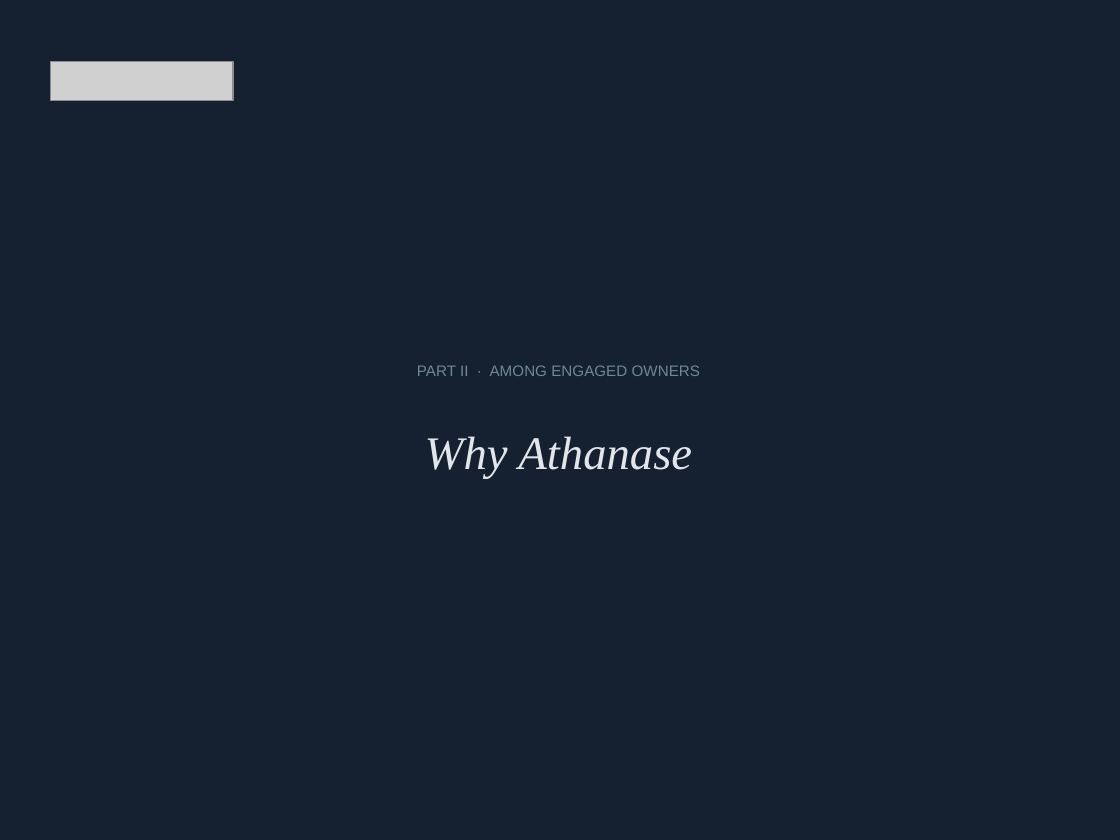
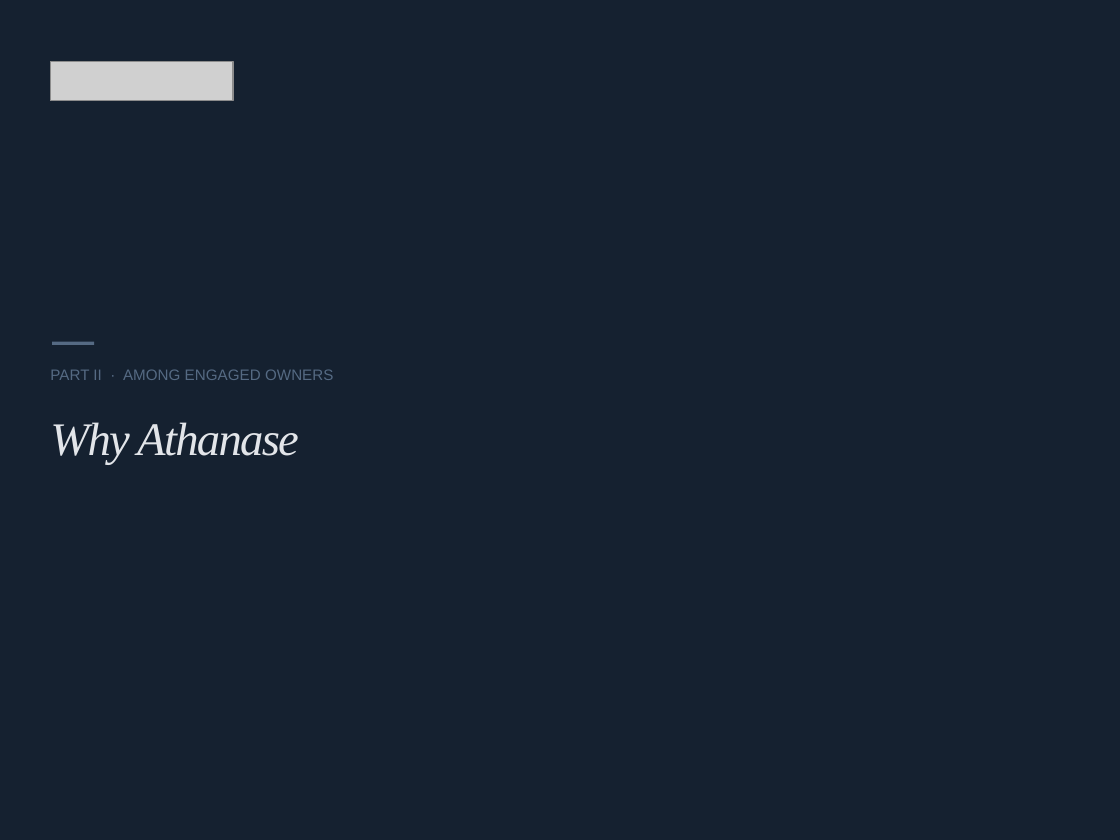
Before and after one commit to charette-lab/Claude, a slide deck: slide 9 of Athanase_Engaged_Ownership_Allocator_Deck.pptx. Drawn at 1120x840 pixels with LibreOffice and Linux fonts; fonts in the diff are those of the drawing; grey boxes stand for pictures. Boxes give left, top, right and bottom in pixels: in the first picture for what was removed or moved away, otherwise in the second. Text is boxed around its words. In the diff, an @@ line names an element or a change of style, - is before the commit and + after.

```diff
--- a/Athanase_Engaged_Ownership_Allocator_Deck.pptx
+++ b/Athanase_Engaged_Ownership_Allocator_Deck.pptx
@@ rectangle added at bbox=[52, 341, 94, 344], fill #556A83 @@
@@ text "PART II · AMONG ENGAGED ...": place and size @@
-text "PART II · AMONG ENGAGED ..." at bbox=[417, 365, 700, 376]
+text "PART II · AMONG ENGAGED ..." at bbox=[50, 369, 333, 380]
@@ text "PART II · AMONG ENGAGED ..." at bbox=[50, 369, 333, 380]: text colour #6F8990 to #556A83; alignment centre to left; vertical alignment middle to top @@
@@ text "Why Athanase": place and size @@
-text "Why Athanase" at bbox=[425, 436, 692, 479]
+text "Why Athanase" at bbox=[50, 422, 299, 465]
@@ text "Why Athanase" at bbox=[50, 422, 299, 465]: letter spacing 0 to -1.2 pt; alignment centre to left; vertical alignment middle to top @@
```
Also in this commit, not shown: 26 other slides changed, 1 other file.
